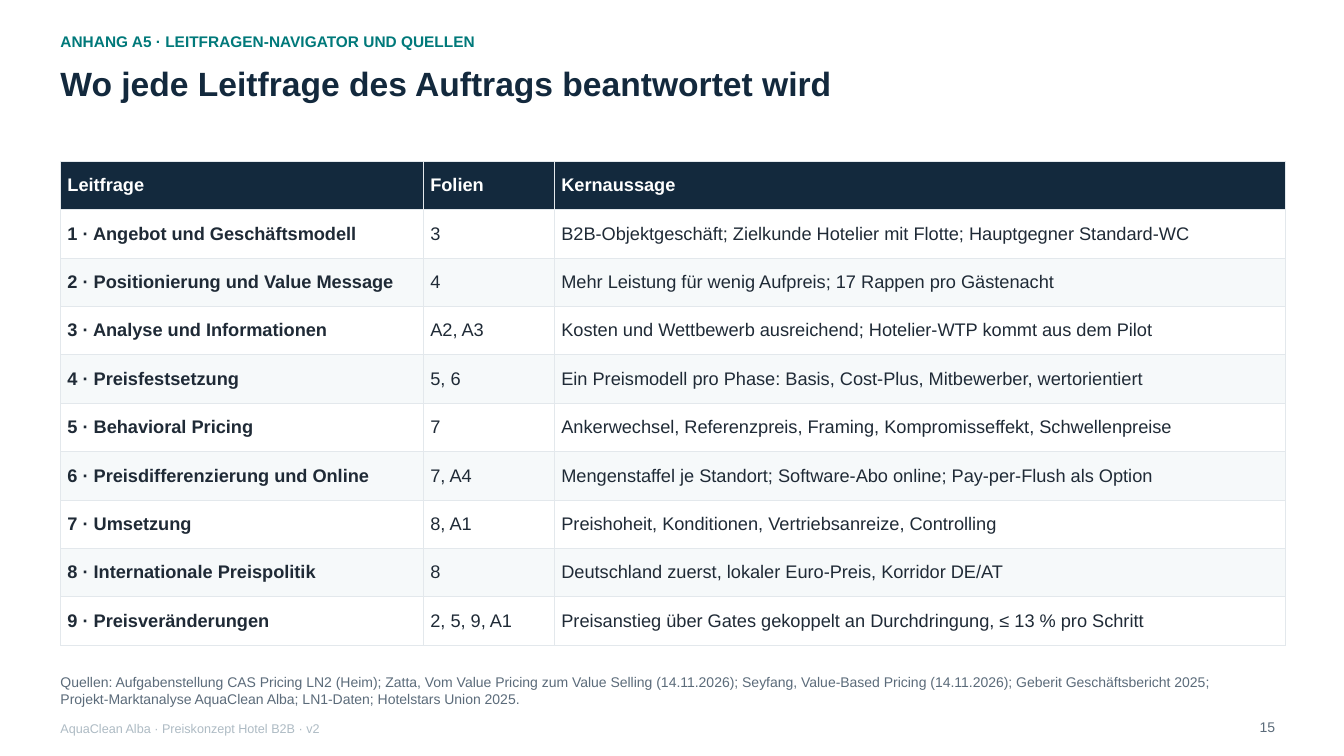
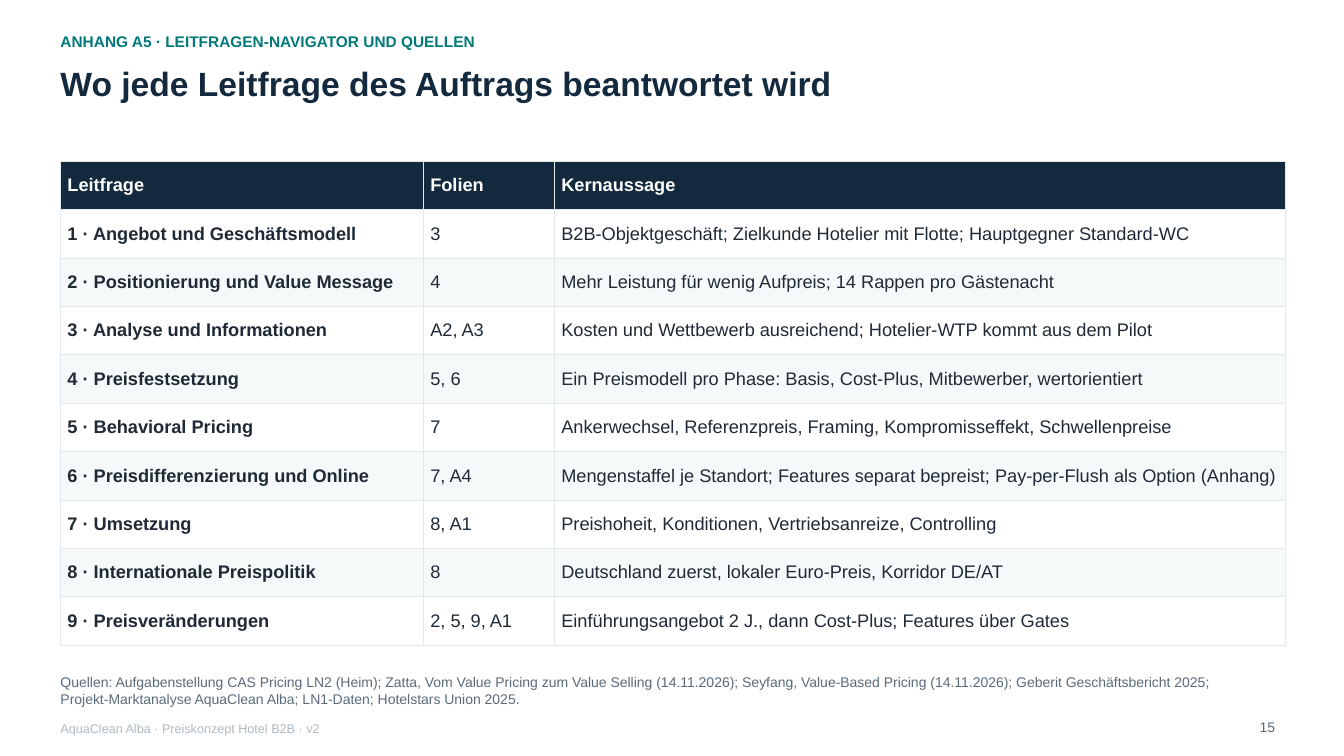
Before and after one commit to dhueppi/ZHAW_CAS_PRICING_01, a slide deck: slide 15 of leistungsnachweis_2/LN2_AquaClean_Alba_Hotel_Preiskonzept_2026_v2.pptx. Drawn at 1344x756 pixels with LibreOffice and Linux fonts; fonts in the diff are those of the drawing. Boxes give left, top, right and bottom in pixels: in the first picture for what was removed or moved away, otherwise in the second. Text is boxed around its words. In the diff, an @@ line names an element or a change of style, - is before the commit and + after.

```diff
--- a/leistungsnachweis_2/LN2_AquaClean_Alba_Hotel_Preiskonzept_2026_v2.pptx
+++ b/leistungsnachweis_2/LN2_AquaClean_Alba_Hotel_Preiskonzept_2026_v2.pptx
@@ table at [60, 161, 1286, 645] @@
-row 3, column 3: Mehr Leistung für wenig Aufpreis; 17 Rappen pro Gästenacht
+row 3, column 3: Mehr Leistung für wenig Aufpreis; 14 Rappen pro Gästenacht
-row 7, column 3: Mengenstaffel je Standort; Software-Abo online; Pay-per-Flush als Option
+row 7, column 3: Mengenstaffel je Standort; Features separat bepreist; Pay-per-Flush als Option (Anhang)
-row 10, column 3: Preisanstieg über Gates gekoppelt an Durchdringung, ≤ 13 % pro Schritt
+row 10, column 3: Einführungsangebot 2 J., dann Cost-Plus; Features über Gates
```
Also in this commit, not shown: 13 other slides changed, 6 other files.
